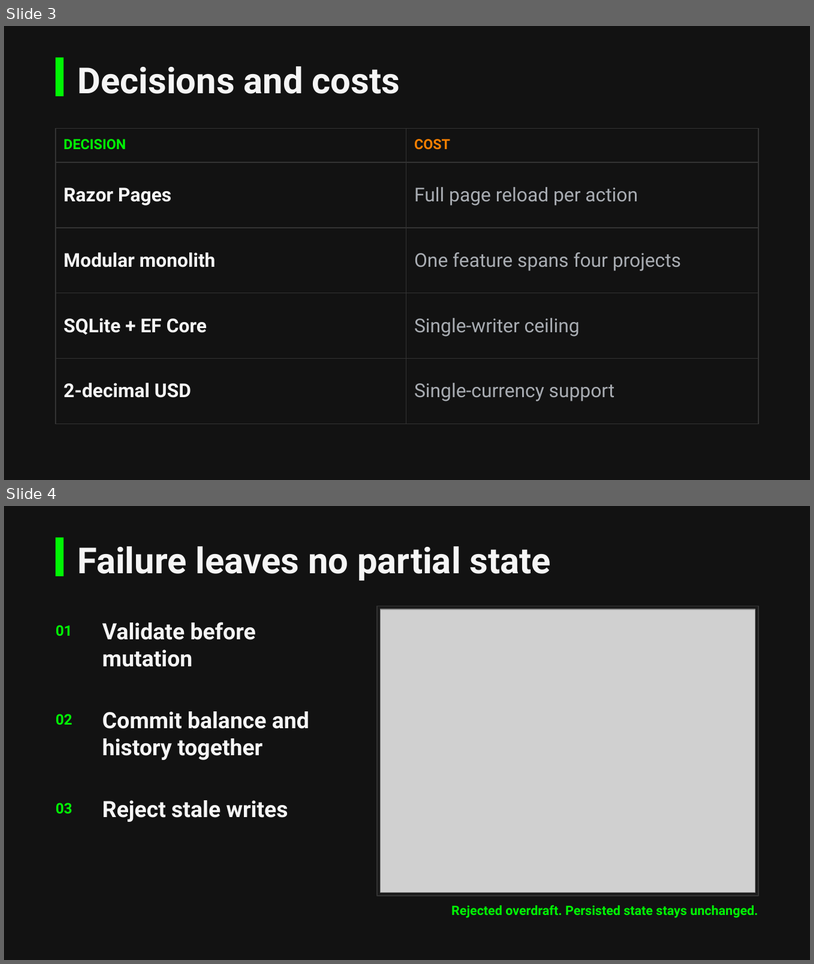
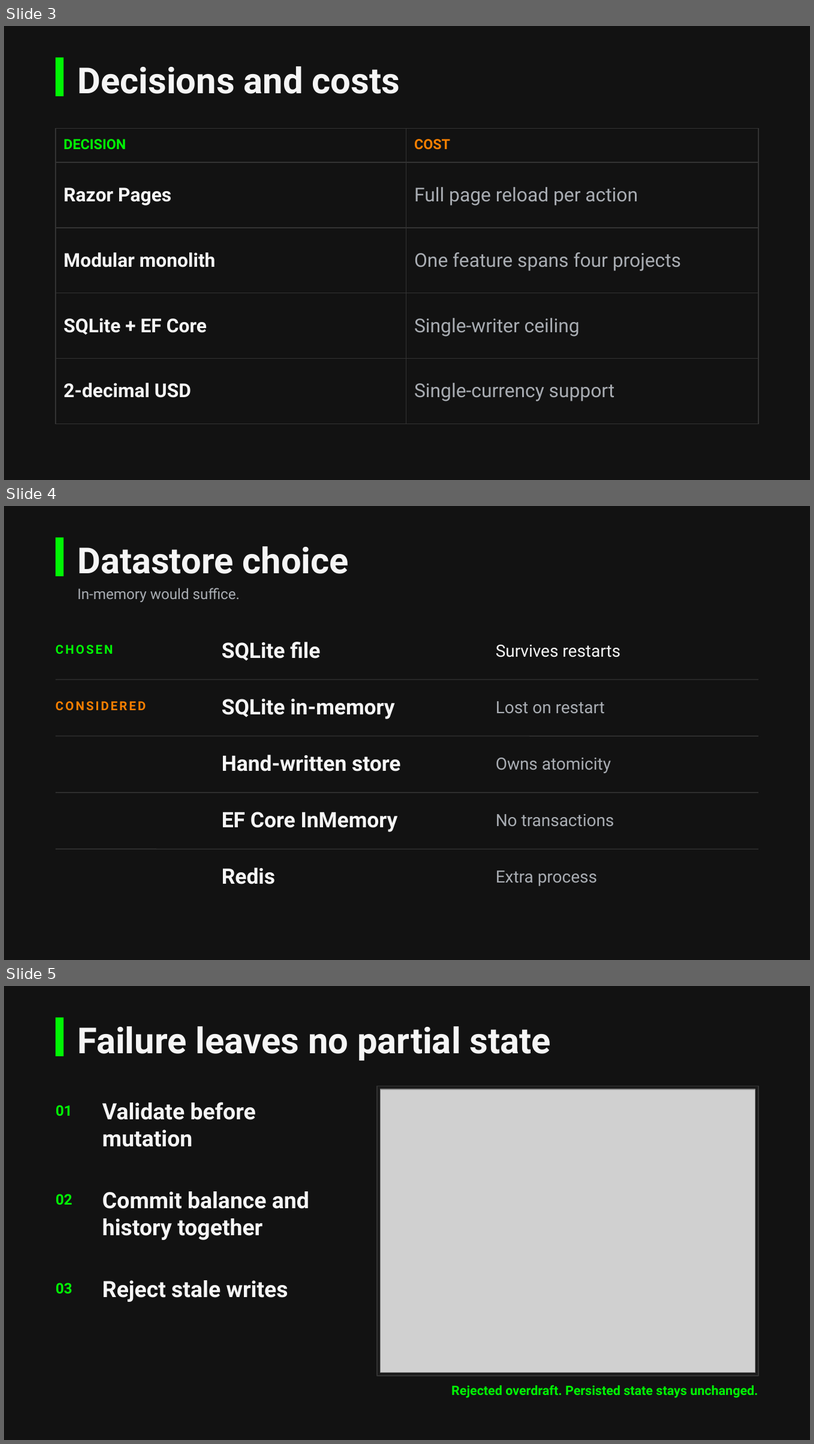
Before and after one commit to johndifini/atm, a slide deck: design/atm-deck.pptx. Shown one above the other, each under a label of ours: slides 3 and 4 before the commit, slides 3, 4 and 5 after it. The pictures are 814x964 and 814x1444 pixels, drawn with LibreOffice and Linux fonts; fonts in the diff are those of the drawing; grey boxes stand for pictures. Boxes give left, top, right and bottom in pixels: in the first picture for what was removed or moved away, otherwise in the second. Text is boxed around its words. In the diff, an @@ line names an element or a change of style, - is before the commit and + after.

```diff
--- a/design/atm-deck.pptx
+++ b/design/atm-deck.pptx
@@ slide 4 added at [4, 506, 810, 960], background #121212 @@
@@ rectangle added at [56, 537, 63, 576], fill #00F604 @@
@@ text added at [77, 546, 350, 574], 32 pt, text #F5F5F5, bold @@
+Datastore choice
@@ text added at [77, 588, 240, 602], 13 pt, text #A9ADB3 @@
+In-memory would suffice.
@@ text added at [56, 645, 113, 654], 11 pt, text #00F604, bold @@
+CHOSEN
@@ text added at [222, 642, 320, 660], 19 pt, text #F5F5F5, bold @@
+SQLite file
@@ text added at [496, 645, 621, 657], 15 pt, text #F5F5F5 @@
+Survives restarts
@@ line added from (56, 679) to (759, 679), #333333 0.75 pt @@
@@ text added at [56, 701, 146, 711], 11 pt, text #F67F00, bold @@
+CONSIDERED
@@ text added at [222, 699, 395, 719], 19 pt, text #F5F5F5, bold @@
+SQLite in-memory
@@ text added at [496, 701, 605, 714], 15 pt, text #A9ADB3 @@
+Lost on restart
@@ line added from (56, 736) to (759, 736), #333333 0.75 pt @@
@@ text added at [222, 754, 401, 771], 19 pt, text #F5F5F5, bold @@
+Hand-written store
@@ text added at [496, 757, 611, 773], 15 pt, text #A9ADB3 @@
+Owns atomicity
@@ line added from (56, 792) to (759, 792), #333333 0.75 pt @@
@@ text added at [222, 811, 398, 832], 19 pt, text #F5F5F5, bold @@
+EF Core InMemory
@@ text added at [496, 814, 615, 826], 15 pt, text #A9ADB3 @@
+No transactions
@@ line added from (56, 849) to (759, 849), #333333 0.75 pt @@
@@ text added at [222, 867, 275, 884], 19 pt, text #F5F5F5, bold @@
+Redis
@@ text added at [496, 870, 597, 886], 15 pt, text #A9ADB3 @@
+Extra process
@@ what was slide 4 is now slide 5 @@
```
Also in this commit, not shown: 2 other files.
